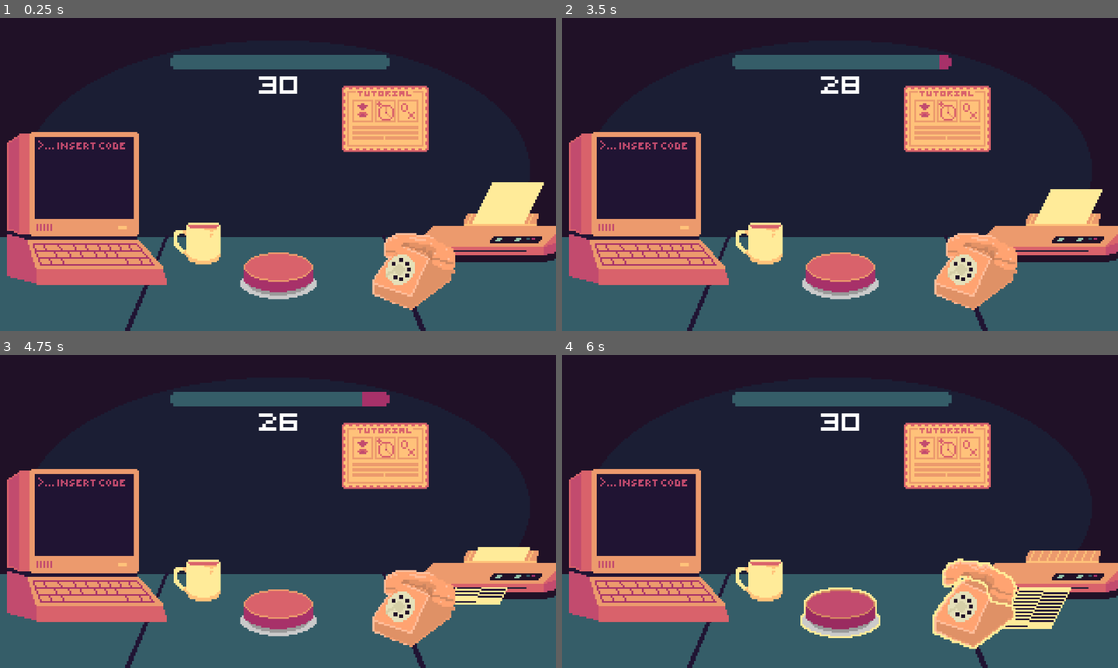
Above: before the commit, frames 1-4 (two rows, left to right).
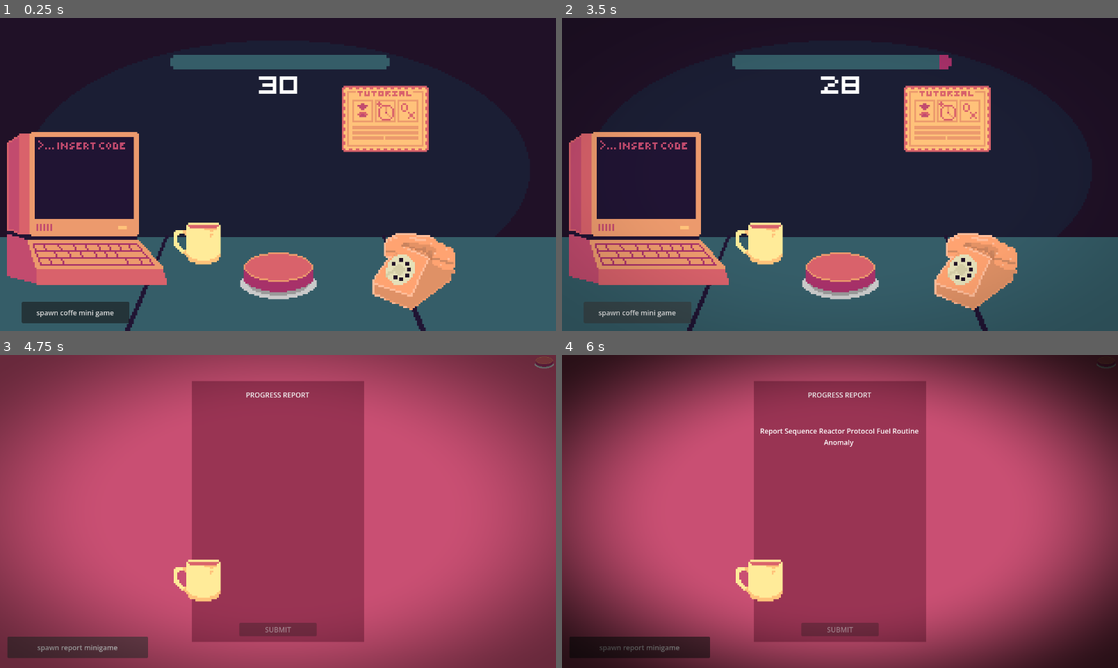
Above: after the commit, the same moments.

Repository: EroAxe/GMTK-2026-CICD-Test
Game: Godot game, scene res://Scenes/prototype.tscn
Two runs of this game, one before a commit and one after it. Both use one fixed random seed, a clock stepped at 60 frames per second and the inputs below. Sound files missing from this copy of the repository are replaced by a short silence.
Inputs (mouse positions are in pixels of both pictures, inside the frame that each line leads up to):
- Up to frame 1 (0.25 s): no input
- Up to frame 2 (3.5 s): click (840, 274) at 0.5 s; click (762, 243) at 1.25 s, where only the run before the commit has a clickable "ENABLED"; click (762, 243) at 2.02 s; click (639, 312) at 2.75 s, where only the run after the commit has a clickable "spawn coffe mini game"
- Up to frame 3 (4.75 s): click (88, 545) at 3.5 s; click (77, 646) at 4.25 s, where only the run after the commit has a clickable "spawn report minigame"
- Up to frame 4 (6 s): click (840, 502) at 5.02 s; click (840, 611) at 5.77 s

The runs differ from the first frame. In frame 1, 5.1% of the frame differs, in the area x 3-100%, y 52-98%; in frame 2, 5.0%; in frame 3, 98%, in the area x 0-100%, y 0-100%; in frame 4, 97%.

Commit message:
DialogueUI, CoffeeMiniGame

Diff:
--- /dev/null
+++ b/Assets/Shaders/drowsiness.gdshader
@@ -0,0 +1,10 @@
+shader_type canvas_item;
+
+uniform float drowsiness : hint_range(0.0, 1.0) = 0.0;
+
+void fragment() {
+	vec2 uv = UV;
+	float dist = distance(uv, vec2(0.5, 0.5));
+	float vignette = smoothstep(0.3, 0.7, dist);
+	COLOR = vec4(0.0, 0.0, 0.0, vignette * drowsiness);
+}
--- a/Scenes/Dialogue.tscn
+++ b/Scenes/Dialogue.tscn
@@ -3,13 +3,13 @@
 [ext_resource type="Theme" uid="uid://cshg3sgf0xxq" path="res://Resources/main_theme.tres" id="1_0ispr"]
 [ext_resource type="Script" uid="uid://ch3stjij8jkrp" path="res://Scripts/dialogue.gd" id="1_5face"]
 [ext_resource type="Script" uid="uid://djsb80w42ie8s" path="res://Scripts/dialogue_item.gd" id="3_gwd6a"]
-[ext_resource type="Texture2D" uid="uid://dx7c6l5jbr4y4" path="res://Assets/Characters/GF/blank_Face (GF).png" id="4_5tqwd"]
+[ext_resource type="Texture2D" uid="uid://b3psg2gqld4eu" path="res://Assets/Characters/GF/blank_Face (GF).png" id="4_5tqwd"]
 [ext_resource type="Texture2D" uid="uid://b577uqu804kh4" path="res://Assets/Characters/GF/Happy_emotion.png" id="5_ybijf"]
 [ext_resource type="Texture2D" uid="uid://clvjd37680ftl" path="res://Assets/Characters/GF/Sad_emotion.png" id="6_gwd6a"]
 [ext_resource type="Script" uid="uid://chtuj3vufsjjc" path="res://Scripts/dialogue_choice.gd" id="7_w3qdv"]
-[ext_resource type="Texture2D" uid="uid://drinjo0fua4fs" path="res://Assets/Fonts/Dialouge_Box.png" id="9_bpckf"]
 [ext_resource type="AudioStream" uid="uid://cjqs5q4ed8bs1" path="res://Assets/sound_effects/talking_synth.ogg" id="9_gwd6a"]
-[ext_resource type="Texture2D" uid="uid://33y0osbv717l" path="res://Assets/Fonts/Player.png" id="10_py2lg"]
+[ext_resource type="Texture2D" uid="uid://4ifam5w5i3h2" path="res://Assets/container/container.png" id="10_gwd6a"]
+[ext_resource type="FontFile" uid="uid://br60m0bx163ec" path="res://Assets/Fonts/Tiny5-Regular.ttf" id="10_w3qdv"]
 
 [sub_resource type="Resource" id="Resource_bpckf"]
 script = ExtResource("7_w3qdv")
@@ -65,43 +65,21 @@
 script = ExtResource("1_5face")
 dialogue_items = Array[ExtResource("3_gwd6a")]([SubResource("Resource_d26os"), SubResource("Resource_eh1om"), SubResource("Resource_6gngi")])
 
-[node name="DialougeBox" type="Sprite2D" parent="." unique_id=2052921269]
-position = Vector2(636.375, 187)
-scale = Vector2(4.3432207, 7.105263)
-texture = ExtResource("9_bpckf")
-
-[node name="RichTextLabel" type="RichTextLabel" parent="." unique_id=130864980]
-unique_name_in_owner = true
-layout_mode = 1
-anchors_preset = -1
-anchor_left = 0.45000002
-anchor_right = 1.0
-anchor_bottom = 1.0
-offset_left = -571.0
-offset_top = 491.00003
-offset_right = 1194.9551
-offset_bottom = -13.066772
-grow_horizontal = 2
-grow_vertical = 2
-scale = Vector2(0.515394, 1.0605128)
-size_flags_horizontal = 3
-offset_transform_enabled = true
-bbcode_enabled = true
-text = " hello world"
-fit_content = true
-
 [node name="ActionButtonsVBoxContainer" type="VBoxContainer" parent="." unique_id=1899547267]
 unique_name_in_owner = true
 layout_mode = 1
 anchors_preset = -1
-anchor_left = 0.5
-anchor_right = 1.0
-anchor_bottom = 1.0
-offset_left = -19.0
-offset_top = 80.0
-offset_right = -130.0
-offset_bottom = -340.0
+anchor_left = 0.64500004
+anchor_top = 0.74200004
+anchor_right = 0.75900006
+anchor_bottom = 0.88500005
+offset_left = 222.39996
+offset_top = -86.24005
+offset_right = 444.47992
+offset_bottom = -61.200012
 grow_horizontal = 2
+grow_vertical = 2
+scale = Vector2(0.5, 0.5)
 
 [node name="AudioStreamPlayer" type="AudioStreamPlayer" parent="." unique_id=585452952]
 unique_name_in_owner = true
@@ -115,14 +93,17 @@
 anchors_preset = -1
 anchor_right = 0.5
 anchor_bottom = 1.0
-offset_left = 1056.0
-offset_top = 473.0
-offset_right = 609.0
-offset_bottom = 19.0
+offset_left = 24.0
+offset_top = 504.0
+offset_right = -432.0
+offset_bottom = -24.0
+grow_horizontal = 2
+grow_vertical = 2
 texture = ExtResource("4_5tqwd")
 expand_mode = 1
 stretch_mode = 5
 flip_h = true
+metadata/_edit_group_ = true
 
 [node name="Expression" type="TextureRect" parent="Body" unique_id=1535864517]
 unique_name_in_owner = true
@@ -141,7 +122,28 @@
 stretch_mode = 5
 flip_h = true
 
-[node name="Player" type="Sprite2D" parent="." unique_id=948714099]
-position = Vector2(119, 188.166)
-scale = Vector2(6.965517, 6.869)
-texture = ExtResource("10_py2lg")
+[node name="NinePatchRect" type="NinePatchRect" parent="." unique_id=1443638555]
+layout_mode = 0
+offset_left = 216.00002
+offset_top = 520.0
+offset_right = 362.2857
+offset_bottom = 542.8571
+scale = Vector2(7, 7)
+texture = ExtResource("10_gwd6a")
+region_rect = Rect2(4, 4, 7, 6)
+patch_margin_left = 2
+patch_margin_top = 2
+patch_margin_right = 2
+patch_margin_bottom = 4
+metadata/_edit_group_ = true
+
+[node name="RichTextLabel" type="Label" parent="." unique_id=304790615]
+unique_name_in_owner = true
+layout_mode = 0
+offset_left = 232.0
+offset_top = 528.0
+offset_right = 1224.0
+offset_bottom = 672.0
+theme_override_fonts/font = ExtResource("10_w3qdv")
+horizontal_alignment = 1
+vertical_alignment = 1
--- /dev/null
+++ b/Scenes/minigames/coffee_minigame.tscn
@@ -0,0 +1,19 @@
+[gd_scene format=3 uid="uid://crpbwvbdys04o"]
+
+[ext_resource type="Script" uid="uid://ya27ub5fbgvt" path="res://Scripts/minigames/coffee_minigame.gd" id="1_yqntd"]
+[ext_resource type="Texture2D" uid="uid://diig05lu15bdd" path="res://Assets/coffe_assets/coffee.webp" id="2_d76my"]
+[ext_resource type="Texture2D" uid="uid://ttqcuc4iskp2" path="res://Assets/coffe_assets/coffeehover.webp" id="3_av43x"]
+
+[node name="coffee_minigame" type="Node2D" unique_id=795502895 node_paths=PackedStringArray("coffee_button")]
+script = ExtResource("1_yqntd")
+coffee_button = NodePath("Coffee")
+
+[node name="Coffee" type="TextureButton" parent="." unique_id=1108348397]
+offset_left = 396.0
+offset_top = 459.0
+offset_right = 426.0
+offset_bottom = 489.0
+scale = Vector2(4, 4)
+texture_normal = ExtResource("2_d76my")
+texture_hover = ExtResource("3_av43x")
+stretch_mode = 4
--- a/Scenes/minigames/phone_minigame.tscn
+++ b/Scenes/minigames/phone_minigame.tscn
@@ -3,7 +3,6 @@
 [ext_resource type="Texture2D" uid="uid://dp2hwyxe1hdbb" path="res://Assets/Phone_minigame/Phone_idle.png" id="1_cfjcu"]
 [ext_resource type="Script" uid="uid://biip0qvpffsgu" path="res://Scripts/minigames/phone_minigame.gd" id="1_uav7e"]
 [ext_resource type="Texture2D" uid="uid://cc1t25efvlohl" path="res://Assets/Phone_minigame/Phone_animation_with_outline(SpriteSheet).png" id="2_uav7e"]
-
 
 [sub_resource type="RectangleShape2D" id="RectangleShape2D_svnkx"]
 size = Vector2(47, 43)
@@ -147,7 +146,7 @@
 }],
 "loop": 1,
 "name": &"ringing_with_outline",
-"speed": 5.0
+"speed": 12.0
 }]
 
 [node name="Phone_minigame" type="Area2D" unique_id=1674045243]
@@ -162,4 +161,4 @@
 scale = Vector2(1.109375, 1.1037736)
 sprite_frames = SubResource("SpriteFrames_svnkx")
 animation = &"idle"
-frame_progress = 0.9771442
+autoplay = "idle"
--- a/Scenes/prototype.tscn
+++ b/Scenes/prototype.tscn
@@ -21,12 +21,16 @@
 [ext_resource type="PackedScene" uid="uid://dmoos8dqd414g" path="res://Scenes/minigames/phone_minigame.tscn" id="17_40fcm"]
 [ext_resource type="PackedScene" uid="uid://57s6ndepfpq0" path="res://Scenes/Dialogue.tscn" id="18_044ci"]
 [ext_resource type="AudioStream" uid="uid://danq45suo3in" path="res://Assets/sound_effects/118107_ndheger_old-style-phone-ringing-rings-three-times (mp3cut.net).wav" id="21_y8y5s"]
-[ext_resource type="PackedScene" uid="uid://b5l1jipeafb6y" path="res://Scenes/printer.tscn" id="22_aya2x"]
+[ext_resource type="Shader" uid="uid://dh3mno6ianhjw" path="res://Assets/Shaders/drowsiness.gdshader" id="22_aya2x"]
 
 [sub_resource type="LabelSettings" id="LabelSettings_nf0d8"]
 line_spacing = 3.82
 font = ExtResource("10_baih7")
 font_size = 40
+
+[sub_resource type="ShaderMaterial" id="ShaderMaterial_aya2x"]
+shader = ExtResource("22_aya2x")
+shader_parameter/drowsiness = 0.0
 
 [node name="Prototype" type="Node" unique_id=146384088]
 script = ExtResource("1_3mrnv")
@@ -129,23 +133,6 @@
 stream = ExtResource("14_p8x32")
 bus = &"Game_sound"
 
-[node name="TextureButton" type="TextureButton" parent="." unique_id=1718735615]
-offset_left = 396.0
-offset_top = 459.0
-offset_right = 426.0
-offset_bottom = 489.0
-scale = Vector2(4, 4)
-texture_normal = ExtResource("15_2mp60")
-texture_hover = ExtResource("16_40fcm")
-stretch_mode = 4
-
-[node name="Phone_minigame" parent="." unique_id=1674045243 instance=ExtResource("17_40fcm")]
-scale = Vector2(4, 4)
-
-[node name="AnimatedSprite2D" parent="Phone_minigame" index="1" unique_id=1341281705]
-z_index = 2
-frame_progress = 0.0
-
 [node name="TutorialPoster" type="Sprite2D" parent="." unique_id=429819440]
 position = Vector2(887, 232)
 scale = Vector2(4, 4)
@@ -156,20 +143,40 @@
 volume_db = 24.0
 bus = &"Game_sound"
 
-[node name="Printer" parent="." unique_id=1816670968 instance=ExtResource("22_aya2x")]
-z_index = 1
-position = Vector2(1138, 504)
+[node name="Coffee" type="TextureButton" parent="." unique_id=1762489236]
+offset_left = 396.0
+offset_top = 459.0
+offset_right = 426.0
+offset_bottom = 489.0
+scale = Vector2(4, 4)
+texture_normal = ExtResource("15_2mp60")
+texture_hover = ExtResource("16_40fcm")
+stretch_mode = 4
 
-[node name="State(temp visual)" type="Label" parent="TextureButton" unique_id=1237284043]
-layout_mode = 0
-offset_left = 340.0
-offset_top = 362.0
-offset_right = 572.0
-offset_bottom = 385.0
-text = "ENABLED"
-horizontal_alignment = 1
+[node name="Minigames" type="Node2D" parent="." unique_id=485027352]
 
-[connection signal="pressed" from="UI/Monitor" to="." method="_on_monitor_pressed"]
+[node name="Phone_minigame" parent="Minigames" unique_id=1674045243 instance=ExtResource("17_40fcm")]
+scale = Vector2(4, 4)
+
+[node name="spawncoffeeminigame" type="Button" parent="." unique_id=2038402254]
+offset_left = 50.0
+offset_top = 653.0
+offset_right = 298.0
+offset_bottom = 702.0
+text = "spawn coffe mini game"
+
+[node name="darkness_overlay" type="ColorRect" parent="." unique_id=624883040 groups=["darkness_overlay"]]
+z_index = 10
+material = SubResource("ShaderMaterial_aya2x")
+anchors_preset = 15
+anchor_right = 1.0
+anchor_bottom = 1.0
+grow_horizontal = 2
+grow_vertical = 2
+mouse_filter = 2
+
+[connection signal="pressed" from="UI/Computer" to="." method="_on_computer_pressed"]
 [connection signal="timeout" from="CountDown" to="." method="_on_count_down_timeout"]
+[connection signal="pressed" from="spawncoffeeminigame" to="." method="_on_spawncoffeeminigame_pressed"]
 
-[editable path="Phone_minigame"]
+[editable path="Minigames/Phone_minigame"]
--- a/Scripts/dialogue.gd
+++ b/Scripts/dialogue.gd
@@ -1,6 +1,6 @@
 extends Control
 
-@onready var rich_text_label: RichTextLabel = %RichTextLabel
+@onready var rich_text_label: Label = %RichTextLabel
 @onready var audio_stream_player: AudioStreamPlayer = %AudioStreamPlayer
 @onready var action_buttons_v_box_container: VBoxContainer = %ActionButtonsVBoxContainer
 @onready var body: TextureRect = %Body
--- /dev/null
+++ b/Scripts/minigames/coffee_minigame.gd
@@ -0,0 +1,30 @@
+extends Node2D
+
+var darkness_overlay
+@export var coffee_button: TextureButton
+
+var drowsiness: float = 0.0
+var drowsiness_speed: float = 0.25
+var is_active: bool = true
+
+func _ready() -> void:
+	darkness_overlay = get_tree().get_first_node_in_group("darkness_overlay")
+	print("Found overlay: ", darkness_overlay)
+	coffee_button.z_index = 100
+	darkness_overlay.material.set_shader_parameter("drowsiness", 0.0)
+	coffee_button.pressed.connect(_on_coffee_pressed)
+	EventBus.fire("minigame_started", {"instance": self})
+
+func _process(delta: float) -> void:
+	drowsiness += drowsiness_speed * delta
+	drowsiness = clamp(drowsiness, 0.0, 1.0)
+	darkness_overlay.material.set_shader_parameter("drowsiness", drowsiness)
+
+func _on_coffee_pressed() -> void:
+	drowsiness = 0.0
+	darkness_overlay.material.set_shader_parameter("drowsiness", 0.0)
+	_finish_minigame()
+
+func _finish_minigame() -> void:
+	EventBus.fire("minigame_completed", {"instance": self})
+	queue_free()
--- a/Scripts/prototype.gd
+++ b/Scripts/prototype.gd
@@ -7,7 +7,7 @@
 @onready var texture_progress_bar: TextureProgressBar = %TextureProgressBar
 @onready var phone_minigame: Area2D = $Phone_minigame
 @onready var dialog: Control = $CanvasLayer/Dialog
-@onready var animated_sprite_2d: AnimatedSprite2D = $Phone_minigame/AnimatedSprite2D
+@onready var animated_sprite_2d: AnimatedSprite2D = $Minigames/Phone_minigame/AnimatedSprite2D
 @onready var button_sound_effect: AudioStreamPlayer2D = %ButtonSoundEffect
 @onready var phone_ringing: AudioStreamPlayer2D = $PhoneRinging
 var _count := 0
@@ -57,3 +57,7 @@
 		return
 	monitor_instance = monitor_scene_ins.instantiate()
 	add_child(monitor_instance)
+
+
+func _on_spawncoffeeminigame_pressed() -> void:
+	MiniGameManager.spawn("coffee",self)
--- a/autoload/MiniGameManager.gd
+++ b/autoload/MiniGameManager.gd
@@ -3,7 +3,8 @@
 
 #add your mini game scenes here.
 var minigame_scenes := {
-	"report": preload("res://Scenes/minigames/report_minigame.tscn")
+	"report": preload("res://Scenes/minigames/report_minigame.tscn"),
+	"coffee": preload("res://Scenes/minigames/coffee_minigame.tscn")
 }
 
 func _ready() -> void:
Binary file changed: Assets/Characters/GF/blank_Face (GF).png
Not shown, added: Assets/Shaders/drowsiness.gdshader.uid
Binary file added: Assets/container/container.png
Not shown, changed: Assets/container/container.png.import
Not shown, added: Scripts/minigames/coffee_minigame.gd.uid
